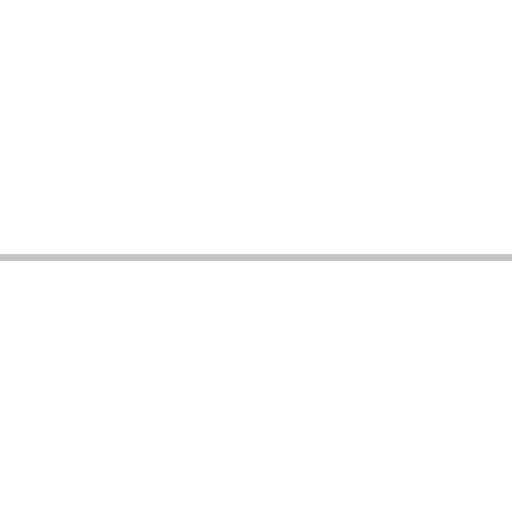
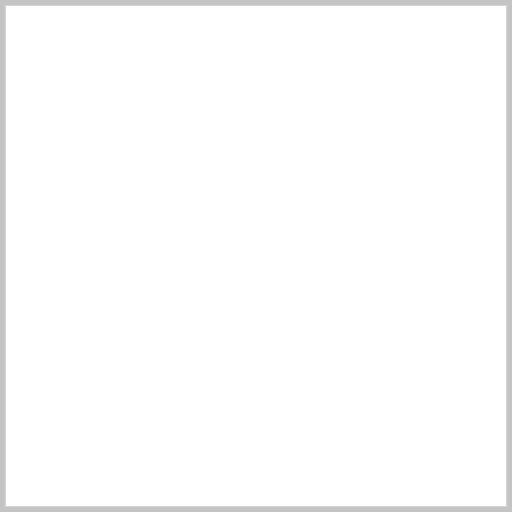
Layered file, before and after one edit (512x512). Changes by layer:
painted on "Livello 1" over [0, 0, 512, 512]
painted on "Livello 0" over [0, 0, 512, 3]
